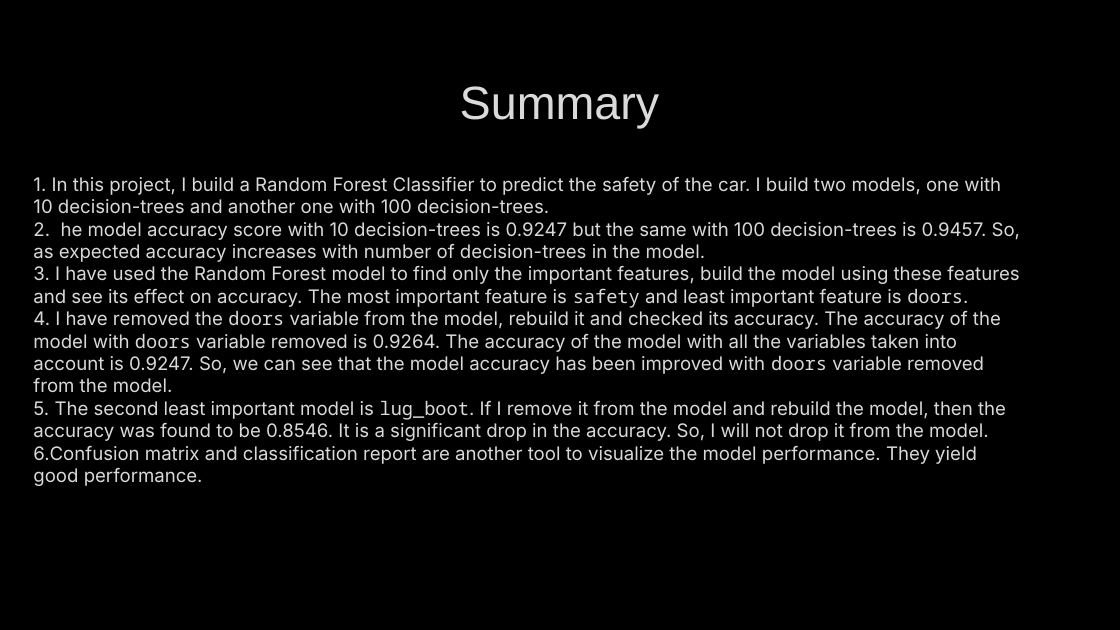
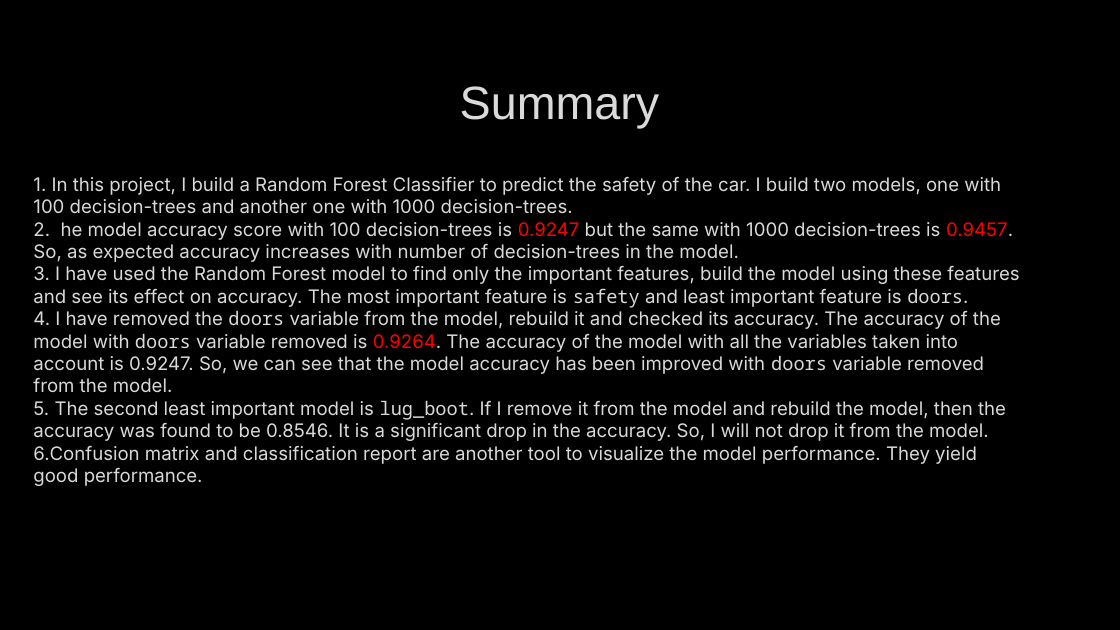
Before and after one commit to farshadmrd/random_forest, a slide deck: slide 9 of random_forest.pptx (slide 6 before the commit). Drawn at 1120x630 pixels with LibreOffice and Linux fonts; fonts in the diff are those of the drawing; background and template pictures are left out. Boxes give left, top, right and bottom in pixels: in the first picture for what was removed or moved away, otherwise in the second. Text is boxed around its words. In the diff, an @@ line names an element or a change of style, - is before the commit and + after.

```diff
--- a/random_forest.pptx
+++ b/random_forest.pptx
@@ text at (33, 177, 1013, 262): text changed @@
-1. In this project, I build a Random Forest Classifier to predict the safety of the car. I build two models, one with 10 decision-trees and another one with 100 decision-trees.
-2. he model accuracy score with 10 decision-trees is 0.9247 but the same with 100 decision-trees is 0.9457. So, as expected accuracy increases with number of decision-trees in the model.
+1. In this project, I build a Random Forest Classifier to predict the safety of the car. I build two models, one with 100 decision-trees and another one with 1000 decision-trees.
+2. he model accuracy score with 100 decision-trees is 0.9247 but the same with 1000 decision-trees is 0.9457. So, as expected accuracy increases with number of decision-trees in the model.
@@ text at (33, 311, 1001, 392): text colour #D9D9D9 to #FF0000 in "0.9264." @@
```
Also in this commit, not shown: 1 other slide changed, 2 slides added, 1 other file.
